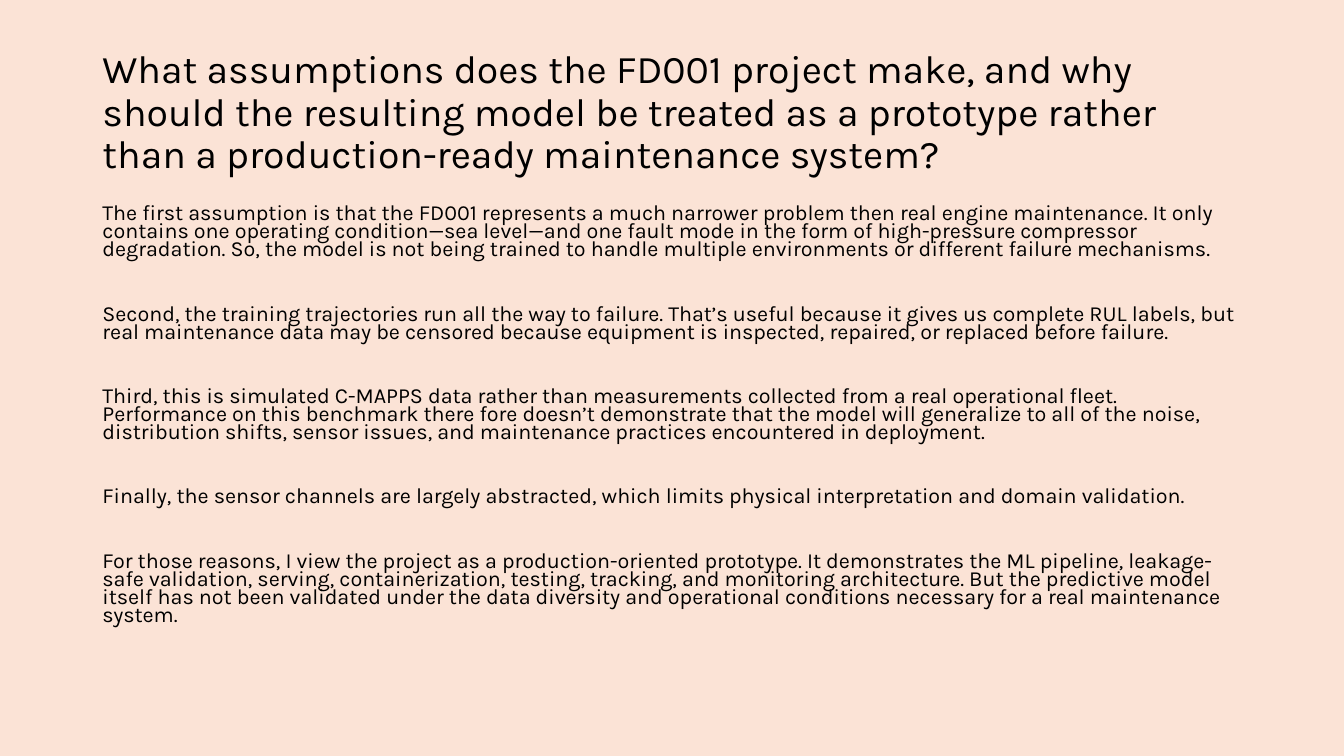
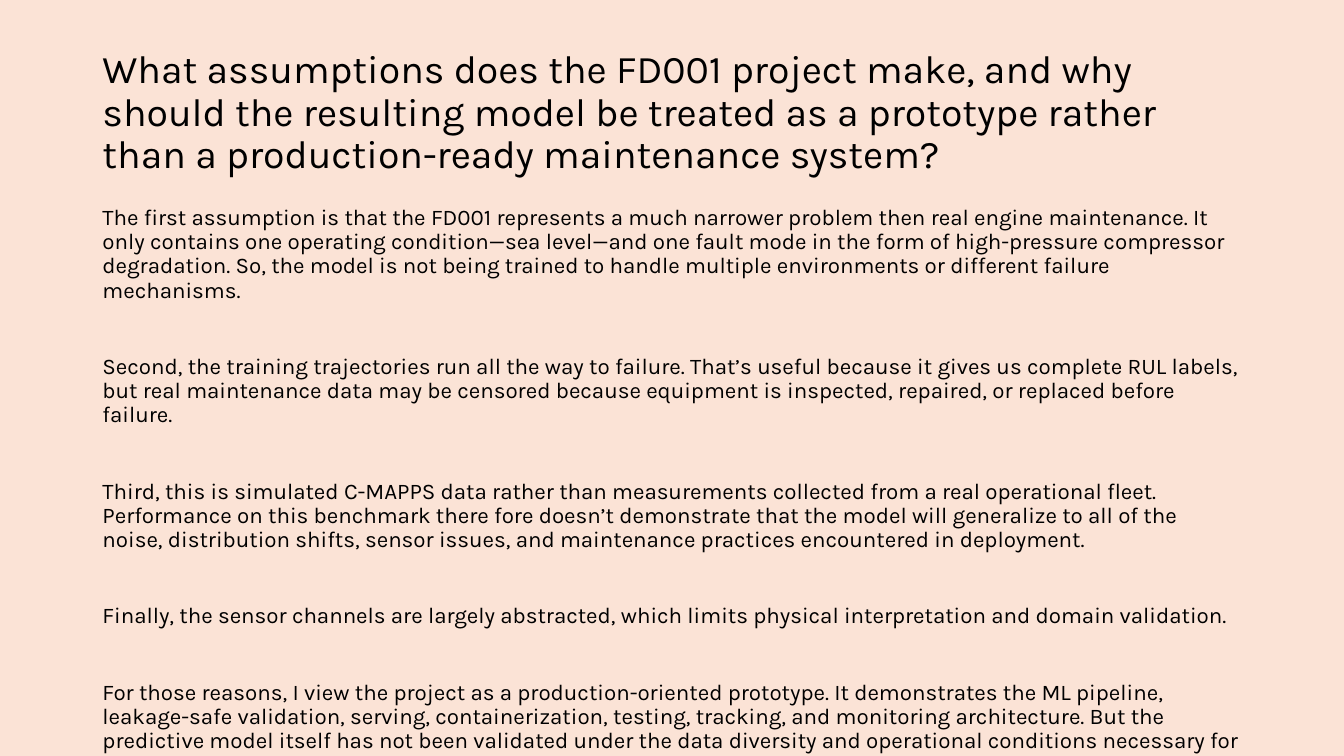
Before and after one commit to stuart-spackman/ml-predictive-maintenance-mlops, a slide deck: slide 25 of documents/active_recall.pptx (slide 26 before the commit). Drawn at 1344x756 pixels with LibreOffice and Linux fonts; fonts in the diff are those of the drawing. Boxes give left, top, right and bottom in pixels: in the first picture for what was removed or moved away, otherwise in the second. Text is boxed around its words. In the diff, an @@ line names an element or a change of style, - is before the commit and + after.

```diff
--- a/documents/active_recall.pptx
+++ b/documents/active_recall.pptx
@@ text "The first assumption is that ..." at (102,209,1238,754): size 15.4 to 16 pt; line spacing 0.7 to 0.9 @@
```
Also in this commit, not shown: 36 other slides changed, 37 slides added, 3 slides removed, 14 other files.
